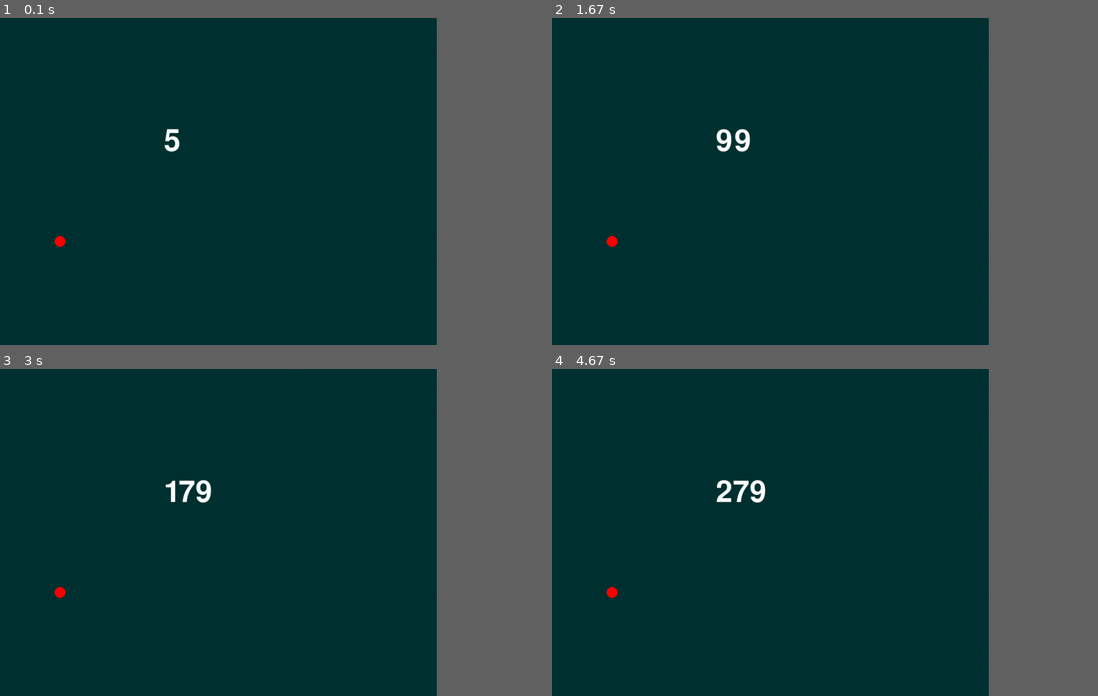
Above: before the commit, frames 1-4 (two rows, left to right).
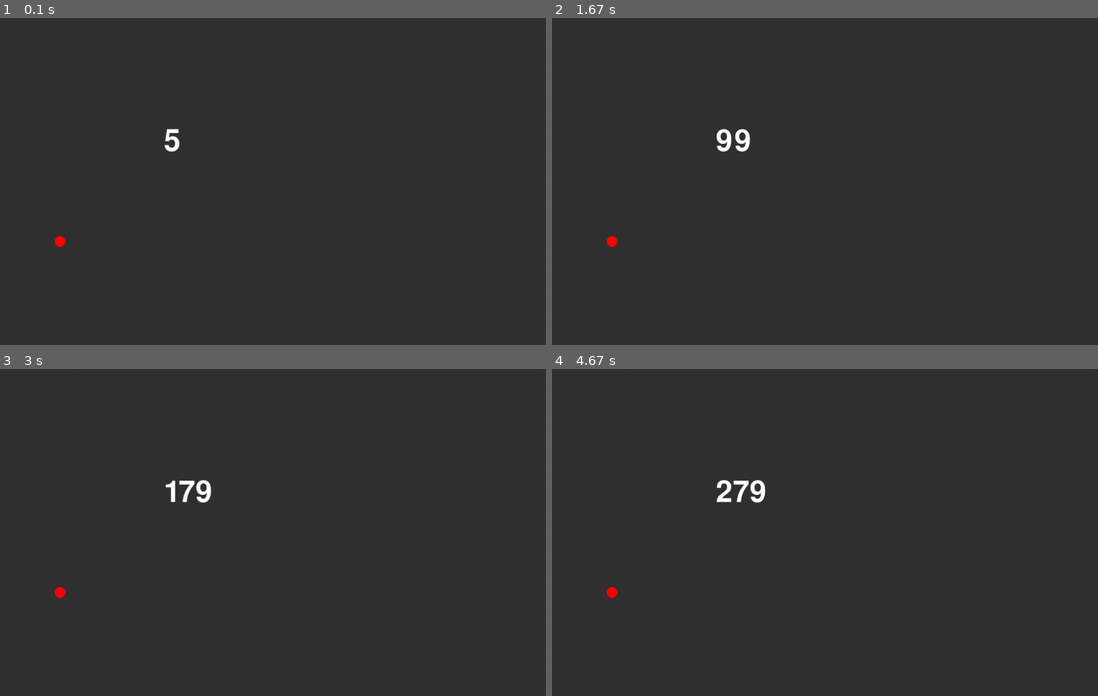
Above: after the commit, the same moments.

Repository: c0a2303274/ProjExD_1
Game: pygame game, started from pygame_system.py
Two runs of this game, one before a commit and one after it. Both use one fixed random seed, a clock stepped at 60 frames per second and the inputs below.
Inputs:
- Up to frame 1 (0.1 s): no input
- Up to frame 2 (1.67 s): no input
- Up to frame 3 (3 s): no input
- Up to frame 4 (4.67 s): no input
In our replay, the window is 720x540 before the commit and 900x540 after it. These sizes can differ from the game's own. Grey fills any space a smaller window leaves; there, only what the larger window draws over its background counts as a difference.

The runs differ from the first frame. In frame 1, 80% of the frame differs, in the area x 0-80%, y 0-100%; in frame 2, 80%; in frame 3, 80%; in frame 4, 80%.

Commit message:
サイズ変更

Diff:
--- a/pygame_system.py
+++ b/pygame_system.py
@@ -7,7 +7,7 @@
 
 def main():
     pg.display.set_caption("はじめてのPygame")
-    screen = pg.display.set_mode((800, 600))
+    screen = pg.display.set_mode((1000, 600))
     clock = pg.time.Clock()
     font = pg.font.Font(None, 80)
 
@@ -21,7 +21,7 @@
             if event.type == pg.QUIT: return
 
         txt = font.render(f"{tmr}", True, (255, 255, 255))
-        screen.fill((0, 50, 50))
+        screen.fill((50, 50, 50))
         screen.blit(txt, [300, 200])
         screen.blit(enn, [100, 400])
         pg.display.update()
